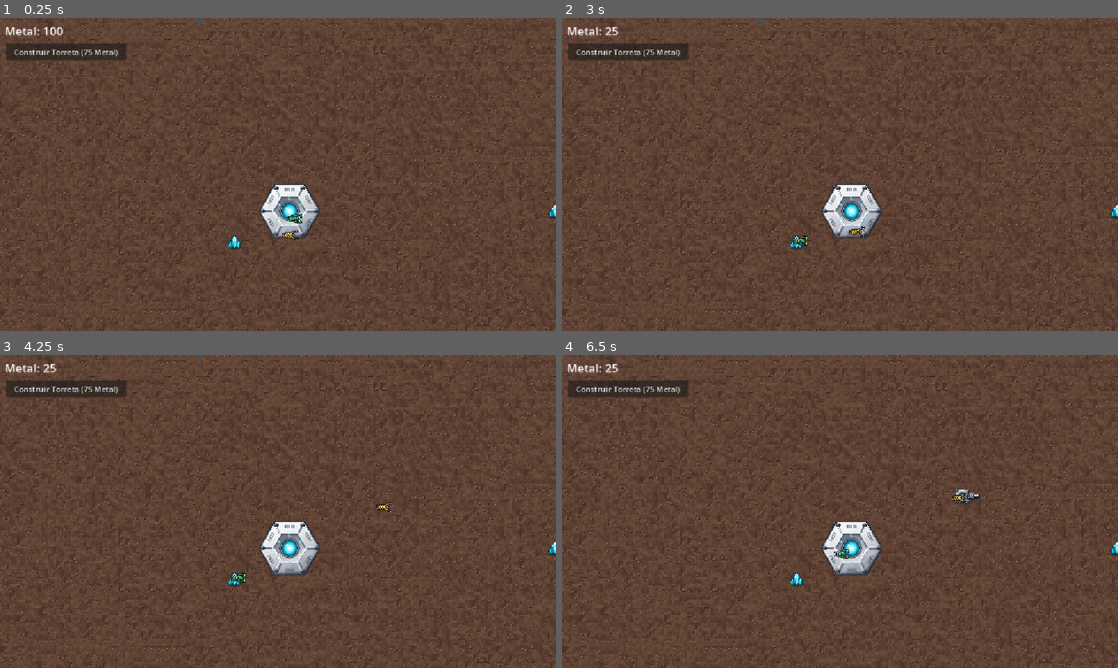
Above: before the commit, frames 1-4 (two rows, left to right).
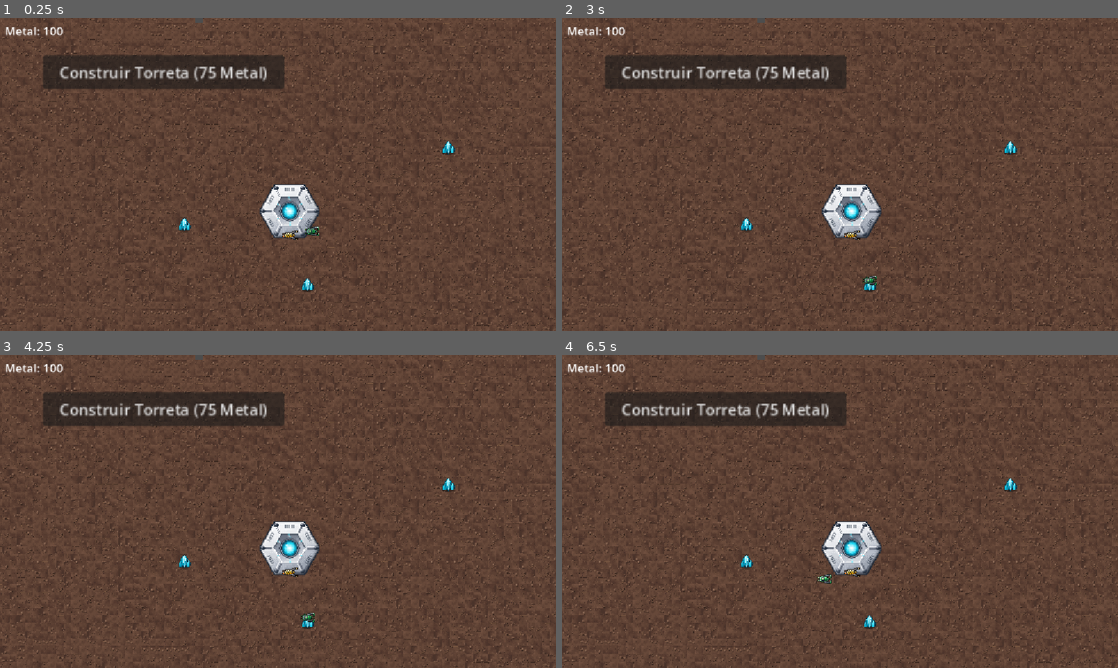
Above: after the commit, the same moments.

Repository: cesar54u/P-experimental
Game: Godot game, scene res://scenes/main.tscn
The game is run twice, just before and just after one commit, with the same random seed, the same clock (stepped at 60 frames per second) and the same inputs.
Inputs (mouse positions are in pixels of both pictures, inside the frame that each line leads up to):
- Up to frame 1 (0.25 s): no input
- Up to frame 2 (3 s): click "Construir Torreta (75 Metal)" at 0.5 s; click "Construir Torreta (75 Metal)" at 1.25 s; click "Construir Torreta (75 Metal)" at 2 s; tap Enter at 2.75 s; move the mouse to (962, 158) at 2.77 s; click (962, 158) at 2.92 s
- Up to frame 3 (4.25 s): move the mouse to (166, 527) at 3.52 s; click (166, 527) at 3.67 s
- Up to frame 4 (6.5 s): move the mouse to (895, 442) at 4.27 s; click (895, 442) at 4.42 s; tap Space at 5 s; move the mouse to (812, 574) at 5.02 s; click (812, 574) at 5.17 s; tap Enter at 5.75 s; move the mouse to (1006, 558) at 5.77 s; click (1006, 558) at 5.92 s

The runs differ from the first frame. In frame 1, 5.4% of the frame differs, in the area x 1-100%, y 8-88%; in frame 2, 5.5%; in frame 3, 5.5%; in frame 4, 5.7%, in the area x 1-100%, y 2-88%.
Error after the commit: Parse Error: Could not resolve class "MiniPyRuntime", because of a parser error. (res://structures/command_center.gd:8)

Commit message:
cesar

Diff:
--- a/scenes/main.tscn
+++ b/scenes/main.tscn
@@ -53,13 +53,13 @@
 position = Vector2(250, 250)
 
 [node name="resource_node" parent="World/Resources" unique_id=67013694 instance=ExtResource("1_tefeu")]
-position = Vector2(236, 215)
+position = Vector2(132, 178)
 
 [node name="resource_node2" parent="World/Resources" unique_id=1036441307 instance=ExtResource("1_tefeu")]
-position = Vector2(900, 150)
+position = Vector2(679, 19)
 
 [node name="resource_node3" parent="World/Resources" unique_id=1618172102 instance=ExtResource("1_tefeu")]
-position = Vector2(300, 600)
+position = Vector2(387, 303)
 
 [node name="Structures" type="Node2D" parent="World" unique_id=480401400]
 
--- a/scripting/mini_py_runtime.gd
+++ b/scripting/mini_py_runtime.gd
@@ -1,12 +1,398 @@
 class_name MiniPyRuntime extends ScriptRuntime
-## Backend de intérprete Python-like (Fase 4).
-## Por ahora retorna error descriptivo; la implementación real va aquí.
+## Intérprete Python-like para torretas.
+## Soporta: def on_tick(), variables, if/elif/else, llamadas a funciones API,
+##           comparaciones, operaciones aritméticas básicas y operador 'not'.
+
+# ─────────────────────────── COMPILE ────────────────────────────────────────
 
 func compile(source: String) -> Dictionary:
 	if source.strip_edges().is_empty():
-		return {"ok": false, "program": null, "error": "Programa vacío"}
-	# TODO Fase 4: lexer -> parser -> AST
-	return {"ok": false, "program": null, "error": "Intérprete no implementado aún (Fase 4)"}
-
-func run_tick(_program: Variant, _api: TurretAPI, _budget: int) -> Dictionary:
-	return {"ok": false, "steps": 0, "error": "Intérprete no implementado aún (Fase 4)"}
+		return {ok=false, program=null, error="Programa vacío"}
+	var tokens := _tokenize(source)
+	if tokens.is_empty():
+		return {ok=false, program=null, error="No se pudo leer el código"}
+	var ast := _parse(tokens)
+	if ast.has("error"):
+		return {ok=false, program=null, error=ast.error}
+	# Buscar la función on_tick
+	for node in ast.body:
+		if node.type == "FuncDef" and node.name == "on_tick":
+			return {ok=true, program=node, error=""}
+	return {ok=false, program=null, error="Falta 'def on_tick():' en el código"}
+
+# ─────────────────────────── RUN TICK ───────────────────────────────────────
+
+func run_tick(program: Variant, api: TurretAPI, budget: int) -> Dictionary:
+	var ctx := {"vars": {}, "api": api, "steps": 0, "budget": budget}
+	var result := _exec_block(program.body, ctx)
+	api.flush()
+	if result.has("error"):
+		return {ok=false, steps=ctx.steps, error=result.error}
+	return {ok=true, steps=ctx.steps, error=""}
+
+# ─────────────────────────── TOKENIZER ──────────────────────────────────────
+
+const _TK_NAME   = "NAME"
+const _TK_NUMBER = "NUMBER"
+const _TK_STRING = "STRING"
+const _TK_OP     = "OP"
+const _TK_NEWLINE= "NEWLINE"
+const _TK_INDENT = "INDENT"
+const _TK_DEDENT = "DEDENT"
+const _TK_EOF    = "EOF"
+
+func _tokenize(src: String) -> Array:
+	var tokens := []
+	var lines   := src.split("\n")
+	var indent_stack := [0]
+
+	for raw_line in lines:
+		if raw_line.strip_edges().is_empty() or raw_line.strip_edges().begins_with("#"):
+			continue
+		# Medir indentación
+		var indent := 0
+		for ch in raw_line:
+			if ch == " ":  indent += 1
+			elif ch == "\t": indent += 4
+			else: break
+		var cur_indent := indent_stack.back()
+		if indent > cur_indent:
+			tokens.append({type=_TK_INDENT, val=""})
+			indent_stack.append(indent)
+		while indent < indent_stack.back():
+			indent_stack.pop_back()
+			tokens.append({type=_TK_DEDENT, val=""})
+		# Tokenizar el contenido de la línea
+		var content := raw_line.strip_edges()
+		tokens.append_array(_tokenize_line(content))
+		tokens.append({type=_TK_NEWLINE, val=""})
+
+	while indent_stack.size() > 1:
+		indent_stack.pop_back()
+		tokens.append({type=_TK_DEDENT, val=""})
+	tokens.append({type=_TK_EOF, val=""})
+	return tokens
+
+func _tokenize_line(line: String) -> Array:
+	var tokens := []
+	var i := 0
+	while i < line.length():
+		var c := line[i]
+		if c == " " or c == "\t":
+			i += 1; continue
+		if c == "#":
+			break
+		# String
+		if c == '"' or c == "'":
+			var q := c; var s := ""; i += 1
+			while i < line.length() and line[i] != q:
+				s += line[i]; i += 1
+			i += 1
+			tokens.append({type=_TK_STRING, val=s}); continue
+		# Número
+		if c.is_valid_int() or (c == "-" and i+1 < line.length() and line[i+1].is_valid_int()):
+			var num := c; i += 1
+			while i < line.length() and (line[i].is_valid_int() or line[i] == "."):
+				num += line[i]; i += 1
+			tokens.append({type=_TK_NUMBER, val=float(num)}); continue
+		# Nombre / palabra clave
+		if c.is_valid_identifier() or c == "_":
+			var name := ""
+			while i < line.length() and (line[i].is_valid_identifier() or line[i] == "_"):
+				name += line[i]; i += 1
+			var keywords := ["not","and","or","if","elif","else","def","return","while"]
+			if name in keywords:
+				tokens.append({type=_TK_OP, val=name})
+			elif name == "True":
+				tokens.append({type=_TK_NUMBER, val=1.0})
+			elif name == "False" or name == "None":
+				tokens.append({type=_TK_NUMBER, val=0.0})
+			else:
+				tokens.append({type=_TK_NAME, val=name})
+			continue
+		# Operadores de dos caracteres
+		if i+1 < line.length():
+			var two := line.substr(i, 2)
+			if two in ["==","!=","<=",">="]:
+				tokens.append({type=_TK_OP, val=two}); i += 2; continue
+		# Operador de un carácter
+		if c in ["=","+","-","*","/","%","(",")",",",":","<",">","."]:
+			tokens.append({type=_TK_OP, val=c}); i += 1; continue
+		i += 1
+	return tokens
+
+# ─────────────────────────── PARSER ─────────────────────────────────────────
+
+var _pos := 0
+var _tok : Array = []
+
+func _peek() -> Dictionary:
+	if _pos < _tok.size(): return _tok[_pos]
+	return {type=_TK_EOF, val=""}
+
+func _consume(type_expected: String = "") -> Dictionary:
+	var t := _peek()
+	_pos += 1
+	return t
+
+func _skip_newlines() -> void:
+	while _peek().type == _TK_NEWLINE: _pos += 1
+
+func _parse(tokens: Array) -> Dictionary:
+	_tok = tokens; _pos = 0
+	var body := []
+	_skip_newlines()
+	while _peek().type != _TK_EOF:
+		var stmt := _parse_stmt()
+		if stmt.has("error"): return stmt
+		body.append(stmt)
+		_skip_newlines()
+	return {type="Module", body=body}
+
+func _parse_stmt() -> Dictionary:
+	var t := _peek()
+	if t.type == _TK_OP and t.val == "def":
+		return _parse_funcdef()
+	if t.type == _TK_OP and t.val in ["if","elif","else"]:
+		return _parse_if()
+	if t.type == _TK_OP and t.val == "return":
+		_consume()
+		if _peek().type in [_TK_NEWLINE, _TK_EOF]:
+			return {type="Return", value=null}
+		return {type="Return", value=_parse_expr()}
+	if t.type == _TK_NAME:
+		var name := t.val; _consume()
+		if _peek().type == _TK_OP and _peek().val == "=":
+			_consume()
+			return {type="Assign", target=name, value=_parse_expr()}
+		if _peek().type == _TK_OP and _peek().val == "(":
+			return {type="ExprStmt", expr=_parse_call_rest(name)}
+		if _peek().type == _TK_OP and _peek().val == ".":
+			_consume()
+			var attr := _consume(_TK_NAME).val
+			if _peek().type == _TK_OP and _peek().val == "(":
+				return {type="ExprStmt", expr=_parse_call_rest(name + "." + attr)}
+			return {type="ExprStmt", expr={type="Attr", obj=name, attr=attr}}
+		return {type="ExprStmt", expr={type="Name", val=name}}
+	# Ignorar líneas desconocidas
+	while _peek().type not in [_TK_NEWLINE, _TK_EOF]: _consume()
+	return {type="Noop"}
+
+func _parse_funcdef() -> Dictionary:
+	_consume()  # def
+	var name := _consume(_TK_NAME).val
+	_consume(); _consume()  # ( )
+	_consume()  # :
+	_skip_newlines()
+	var block := _parse_indented_block()
+	if block.has("error"): return block
+	return {type="FuncDef", name=name, body=block.stmts}
+
+func _parse_if() -> Dictionary:
+	var kw := _consume().val
+	var test = null
+	if kw != "else":
+		test = _parse_expr()
+		_consume()  # :
+	else:
+		if _peek().type == _TK_OP and _peek().val == ":": _consume()
+	_skip_newlines()
+	var block := _parse_indented_block()
+	if block.has("error"): return block
+	var orelse := []
+	_skip_newlines()
+	if _peek().type == _TK_OP and _peek().val in ["elif","else"]:
+		var alt := _parse_if()
+		if alt.has("error"): return alt
+		orelse = [alt]
+	return {type="If", test=test, body=block.stmts, orelse=orelse}
+
+func _parse_indented_block() -> Dictionary:
+	if _peek().type != _TK_INDENT:
+		return {error="Se esperaba bloque indentado (verifica sangría)"}
+	_consume()  # INDENT
+	var stmts := []
+	_skip_newlines()
+	while _peek().type != _TK_DEDENT and _peek().type != _TK_EOF:
+		var s := _parse_stmt()
+		if s.has("error"): return s
+		stmts.append(s)
+		_skip_newlines()
+	if _peek().type == _TK_DEDENT: _consume()
+	return {stmts=stmts}
+
+func _parse_expr() -> Dictionary: return _parse_or()
+
+func _parse_or() -> Dictionary:
+	var left := _parse_and()
+	while _peek().type == _TK_OP and _peek().val == "or":
+		_consume(); left = {type="BinOp", op="or", left=left, right=_parse_and()}
+	return left
+
+func _parse_and() -> Dictionary:
+	var left := _parse_not()
+	while _peek().type == _TK_OP and _peek().val == "and":
+		_consume(); left = {type="BinOp", op="and", left=left, right=_parse_not()}
+	return left
+
+func _parse_not() -> Dictionary:
+	if _peek().type == _TK_OP and _peek().val == "not":
+		_consume(); return {type="UnaryOp", op="not", val=_parse_comparison()}
+	return _parse_comparison()
+
+func _parse_comparison() -> Dictionary:
+	var left := _parse_add()
+	var cmp_ops := ["==","!=","<",">","<=",">="]
+	while _peek().type == _TK_OP and _peek().val in cmp_ops:
+		var op := _consume().val
+		left = {type="BinOp", op=op, left=left, right=_parse_add()}
+	return left
+
+func _parse_add() -> Dictionary:
+	var left := _parse_mul()
+	while _peek().type == _TK_OP and _peek().val in ["+","-"]:
+		var op := _consume().val
+		left = {type="BinOp", op=op, left=left, right=_parse_mul()}
+	return left
+
+func _parse_mul() -> Dictionary:
+	var left := _parse_atom()
+	while _peek().type == _TK_OP and _peek().val in ["*","/","%"]:
+		var op := _consume().val
+		left = {type="BinOp", op=op, left=left, right=_parse_atom()}
+	return left
+
+func _parse_atom() -> Dictionary:
+	var t := _peek()
+	if t.type == _TK_NUMBER: _consume(); return {type="Num", val=t.val}
+	if t.type == _TK_STRING: _consume(); return {type="Str", val=t.val}
+	if t.type == _TK_NAME:
+		var name := t.val; _consume()
+		if _peek().type == _TK_OP and _peek().val == "(":
+			return _parse_call_rest(name)
+		if _peek().type == _TK_OP and _peek().val == ".":
+			_consume()
+			var attr := _consume(_TK_NAME).val
+			if _peek().type == _TK_OP and _peek().val == "(":
+				return _parse_call_rest(name + "." + attr)
+			return {type="Attr", obj=name, attr=attr}
+		return {type="Name", val=name}
+	if t.type == _TK_OP and t.val == "(":
+		_consume(); var e := _parse_expr(); _consume(); return e
+	if t.type == _TK_OP and t.val == "-":
+		_consume(); return {type="UnaryOp", op="-", val=_parse_atom()}
+	return {type="Num", val=0.0}
+
+func _parse_call_rest(func_name: String) -> Dictionary:
+	_consume()  # (
+	var args := []
+	while not (_peek().type == _TK_OP and _peek().val == ")"):
+		args.append(_parse_expr())
+		if _peek().type == _TK_OP and _peek().val == ",": _consume()
+		if _peek().type in [_TK_NEWLINE, _TK_EOF]: break
+	if _peek().type == _TK_OP and _peek().val == ")": _consume()
+	return {type="Call", func=func_name, args=args}
+
+# ─────────────────────────── EXECUTOR ───────────────────────────────────────
+
+func _exec_block(stmts: Array, ctx: Dictionary) -> Dictionary:
+	for stmt in stmts:
+		ctx.steps += 1
+		if ctx.steps > ctx.budget:
+			return {error="Límite de instrucciones (posible bucle infinito)"}
+		var r := _exec_stmt(stmt, ctx)
+		if r.has("error") or r.has("return"): return r
+	return {}
+
+func _exec_stmt(node: Dictionary, ctx: Dictionary) -> Dictionary:
+	match node.type:
+		"Assign":
+			var v = _eval(node.value, ctx)
+			if v is Dictionary and v.has("error"): return v
+			ctx.vars[node.target] = v
+		"ExprStmt":
+			var v = _eval(node.expr, ctx)
+			if v is Dictionary and v.has("error"): return v
+		"If":
+			var test = _eval(node.test, ctx)
+			if test is Dictionary and test.has("error"): return test
+			if _truthy(test):
+				return _exec_block(node.body, ctx)
+			elif node.orelse.size() > 0:
+				return _exec_block(node.orelse, ctx)
+		"Return":
+			var v = null
+			if node.value != null:
+				v = _eval(node.value, ctx)
+				if v is Dictionary and v.has("error"): return v
+			return {return=v}
+		"Noop", "FuncDef":
+			pass
+	return {}
+
+func _eval(node: Dictionary, ctx: Dictionary) -> Variant:
+	match node.type:
+		"Num":    return node.val
+		"Str":    return node.val
+		"Name":
+			return ctx.vars.get(node.val, null)
+		"BinOp":
+			var l = _eval(node.left, ctx)
+			var r = _eval(node.right, ctx)
+			if l is Dictionary and l.has("error"): return l
+			if r is Dictionary and r.has("error"): return r
+			match node.op:
+				"+":   return _num(l) + _num(r)
+				"-":   return _num(l) - _num(r)
+				"*":   return _num(l) * _num(r)
+				"/":   return 0.0 if _num(r) == 0 else _num(l) / _num(r)
+				"%":   return float(int(_num(l)) % int(_num(r)))
+				"==":  return 1.0 if l == r else 0.0
+				"!=":  return 1.0 if l != r else 0.0
+				"<":   return 1.0 if _num(l) < _num(r) else 0.0
+				">":   return 1.0 if _num(l) > _num(r) else 0.0
+				"<=":  return 1.0 if _num(l) <= _num(r) else 0.0
+				">=":  return 1.0 if _num(l) >= _num(r) else 0.0
+				"and": return l if not _truthy(l) else r
+				"or":  return l if _truthy(l) else r
+		"UnaryOp":
+			var v = _eval(node.val, ctx)
+			match node.op:
+				"not": return 1.0 if not _truthy(v) else 0.0
+				"-":   return -_num(v)
+		"Call":
+			return _call(node.func, node.args, ctx)
+	return null
+
+func _call(func_name: String, arg_nodes: Array, ctx: Dictionary) -> Variant:
+	var api: TurretAPI = ctx.api
+	# Evaluar argumentos
+	var args := []
+	for a in arg_nodes:
+		args.append(_eval(a, ctx))
+	# API de la torreta
+	match func_name:
+		"nearest_enemy": return api.nearest_enemy()
+		"distance":
+			if args.size() > 0 and args[0] != null:
+				return api.distance(args[0])
+			return INF
+		"aim":
+			if args.size() > 0 and args[0] != null:
+				api.aim(args[0])
+		"fire":
+			api.fire()
+		_:
+			pass  # función desconocida: ignorar silenciosamente
+	return null
+
+func _truthy(val: Variant) -> bool:
+	if val == null: return false
+	if val is float or val is int: return val != 0.0
+	if val is String: return val != ""
+	return true  # Node2D (enemigo) siempre es truthy
+
+func _num(val: Variant) -> float:
+	if val == null: return 0.0
+	if val is float or val is int: return float(val)
+	return 0.0
--- /dev/null
+++ b/ui/build_turret_btn.gd
@@ -0,0 +1,11 @@
+extends Button
+
+
+# Called when the node enters the scene tree for the first time.
+func _ready() -> void:
+	pass # Replace with function body.
+
+
+# Called every frame. 'delta' is the elapsed time since the previous frame.
+func _process(delta: float) -> void:
+	pass
--- a/ui/hud.tscn
+++ b/ui/hud.tscn
@@ -1,6 +1,7 @@
 [gd_scene format=3 uid="uid://cag35chr662n8"]
 
 [ext_resource type="Script" uid="uid://d37dkwo5e362l" path="res://ui/hud.gd" id="1_rbyyf"]
+[ext_resource type="Script" uid="uid://ccckp0856tkyx" path="res://ui/build_turret_btn.gd" id="2_276te"]
 
 [node name="Hud" type="Control" unique_id=1156096036]
 layout_mode = 3
@@ -18,8 +19,10 @@
 
 [node name="BuildTurretBtn" type="Button" parent="." unique_id=259830962]
 layout_mode = 0
-offset_left = 12.0
-offset_top = 53.0
-offset_right = 262.0
-offset_bottom = 88.0
+offset_left = 89.0
+offset_top = 77.0
+offset_right = 339.0
+offset_bottom = 112.0
+scale = Vector2(2, 2)
 text = "Construir Torreta (75 Metal)"
+script = ExtResource("2_276te")
Not shown, added: ui/build_turret_btn.gd.uid
